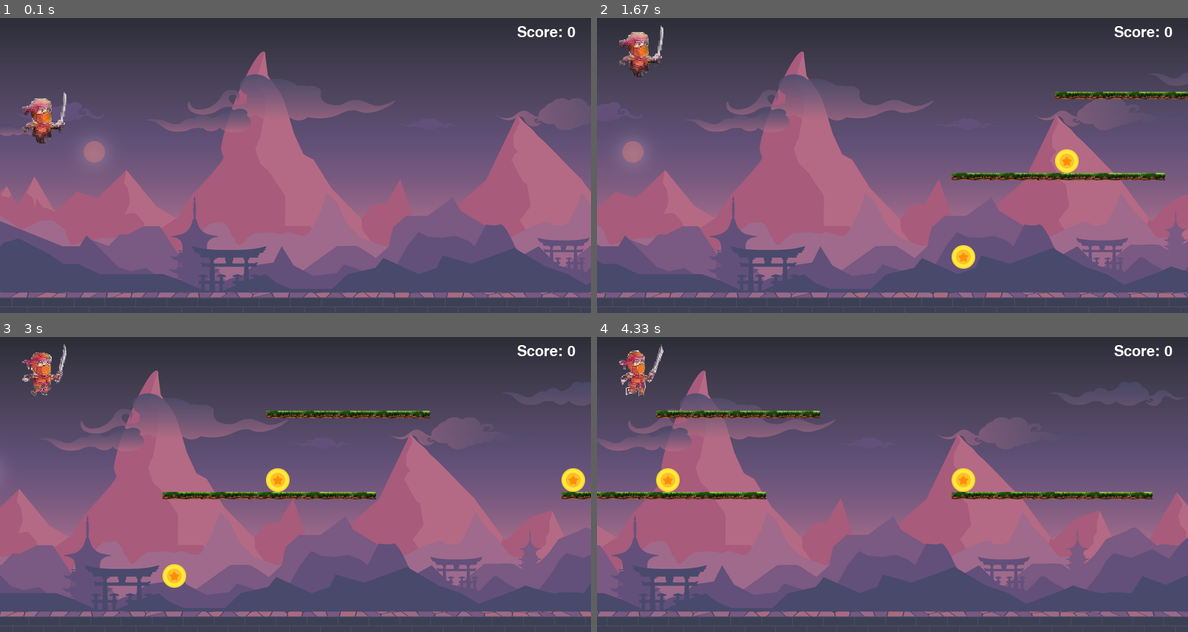
Above: before the commit, frames 1-4 (two rows, left to right).
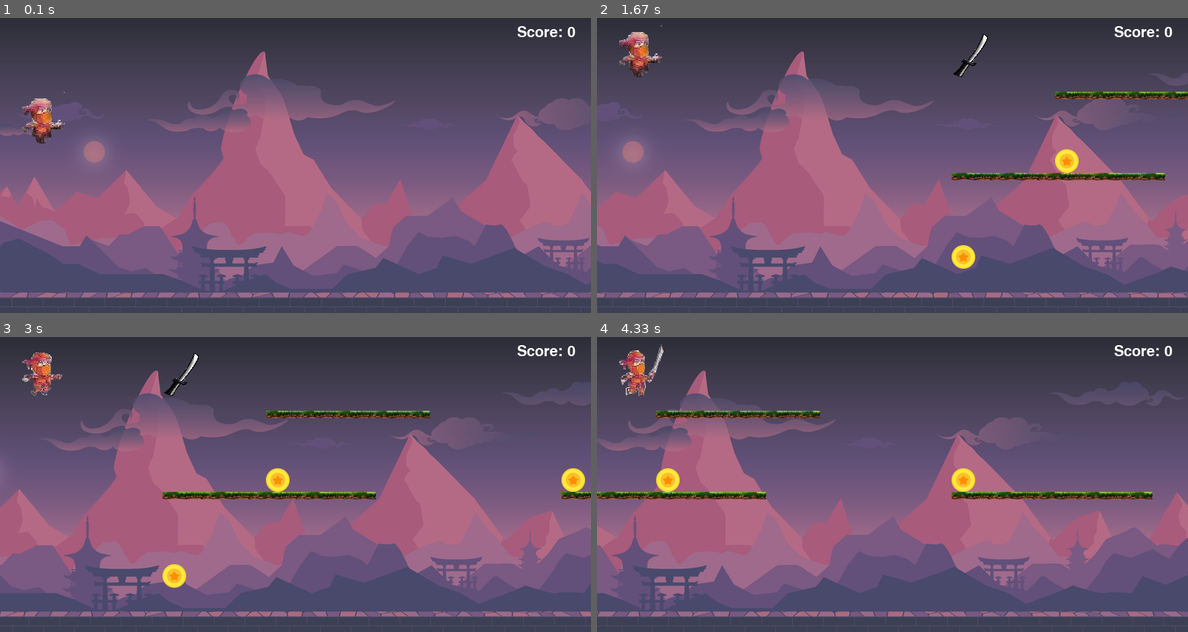
Above: after the commit, the same moments.

Repository: DMmonteru/pygame_project
Game: pygame game, started from pygame_project/maze_runnner2 (1).py
The game is run twice, just before and just after one commit, with the same random seed, the same clock (stepped at 60 frames per second) and the same inputs.
Inputs:
- Up to frame 1 (0.1 s): no input
- Up to frame 2 (1.67 s): tap Space at 0.33, 0.73, 1.03, 1.23, 1.57 s
- Up to frame 3 (3 s): tap Space at 1.87, 2.07, 2.37, 2.63, 2.97 s
- Up to frame 4 (4.33 s): tap Space at 3.27, 3.4, 3.8, 4.1 s

The runs differ from the first frame. In frame 1, less than 0.1% of the frame differs, in the area x 9-12%, y 25-39%; in frame 2, 0.3%; in frame 3, 0.3%, in the area x 9-34%, y 2-20%; in frame 4, nothing differs.

Commit message:
добавлено оружие

Diff:
--- a/pygame_project/maze_runnner2 (1).py
+++ b/pygame_project/maze_runnner2 (1).py
@@ -4,8 +4,7 @@
 
 pygame.init()
 hero = (60, 70)
-all_sprites = pygame.sprite.Group()
-border_sprites = pygame.sprite.Group()
+hero_sprites = pygame.sprite.Group()
 platforms = pygame.sprite.Group()
 CHANGE = 31
 W, H = 800, 400
@@ -16,6 +15,7 @@
 pygame.time.set_timer(CHANGE, 10)
 NEW_PLATFORM = 16
 NEW_COIN = 16
+NEW_KNIFE = 1
 v = 20
 jump_v = 0
 g = 20
@@ -25,6 +25,7 @@
 # и ноборот
 platform_frequency = 700
 coin_frequency = 2000
+knife_frequency = 50000
 coins = 0
 
 
@@ -50,21 +51,19 @@
 class Hero(pygame.sprite.Sprite):
     def __init__(self, group):
         super().__init__(group)
-        self.run1 = load_image('run1.png')
-        self.run2 = load_image('run2.png')
-        self.run3 = load_image('run3.png')
-        self.run4 = load_image('run4.png')
-
-        self.run1 = pygame.transform.scale(self.run1, hero)
-        self.run2 = pygame.transform.scale(self.run2, hero)
-        self.run3 = pygame.transform.scale(self.run3, hero)
-        self.run4 = pygame.transform.scale(self.run4, hero)
-
-        self.animations = [self.run1, self.run2, self.run3, self.run4]
+        self.animations_with = [pygame.transform.scale(load_image('run1.png'), hero),
+                                pygame.transform.scale(load_image('run2.png'), hero),
+                                pygame.transform.scale(load_image('run3.png'), hero),
+                                pygame.transform.scale(load_image('run4.png'), hero)]
+
+        self.animations_without = [pygame.transform.scale(load_image('run1_without.png'), hero),
+                                   pygame.transform.scale(load_image('run2_without.png'), hero),
+                                   pygame.transform.scale(load_image('run3_without.png'), hero),
+                                   pygame.transform.scale(load_image('run4_without.png'), hero)]
 
         pygame.time.set_timer(CHANGE, 1)
 
-        self.image = self.animations[0]
+        self.image = self.animations_without[0]
         self.rect = self.image.get_rect()
         self.rect.x = playerx
         self.rect.y = playery
@@ -74,13 +73,21 @@
         self.coins = None
 
         self.enemies = pygame.sprite.Group()
+
+        self.with_knife = False
+        self.knife = None
 
         self.alive = True
 
     def update(self):
         global playery
         global coins
-        self.image = self.animations[count % len(self.animations)]
+
+        if self.with_knife:
+            self.image = self.animations_with[count % len(self.animations_with)]
+        else:
+            self.image = self.animations_without[count % len(self.animations_without)]
+
         if playery >= H - hero[1] - 20:
             playery -= 4
         elif playery <= 10:
@@ -95,9 +102,17 @@
             coins += 1
             coin.kill()
 
+        knife_hit_list = pygame.sprite.spritecollide(self, self.knife, False)
+        for knife in knife_hit_list:
+            if not self.with_knife:
+                knife.kill()
+            self.with_knife = True
+
         if pygame.sprite.spritecollideany(self, self.enemies, False):
             self.alive = False
 
+
+player = Hero(hero_sprites)
 
 platforms_heights = [100, 210, 340]
 
@@ -113,6 +128,22 @@
         pygame.time.set_timer(NEW_PLATFORM, platform_frequency)
 
 
+class Knife(pygame.sprite.Sprite):
+    def __init__(self, group):
+        super().__init__(group)
+        self.image = load_image('knife.png')
+        self.image = pygame.transform.scale(self.image, (50, 60))
+        self.rect = self.image.get_rect()
+        self.rect.x = W
+        self.rect.y = platforms_heights[0] - 80
+        pygame.time.set_timer(NEW_KNIFE, knife_frequency)
+
+
+knife_list = pygame.sprite.Group()
+knife = Knife(knife_list)
+knife_list.add(knife)
+player.knife = knife_list
+
 coins_height = [platforms_heights[0] - 32, platforms_heights[1] - 32,
                 platforms_heights[2] - 32]
 
@@ -130,9 +161,8 @@
 coins_list = pygame.sprite.Group()
 coin = Coin(coins_list)
 coins_list.add(coin)
-
-player = Hero(all_sprites)
 player.coins = coins_list
+
 Platform(platforms)
 
 while run:
@@ -146,7 +176,7 @@
                 if jump_v <= 0:
                     jump_v = 0
             else:
-                for i in all_sprites:
+                for i in hero_sprites:
                     if not pygame.sprite.spritecollideany(i, platforms):
                         playery += g
             count += 1
@@ -154,10 +184,14 @@
                 i.rect.x -= v
             for i in coins_list:
                 i.rect.x -= v
+            for i in knife_list:
+                i.rect.x -= v
         if event.type == NEW_PLATFORM:
             Platform(platforms)
         if event.type == NEW_COIN:
             Coin(coins_list)
+        if event.type == NEW_KNIFE:
+            Knife(knife_list)
         if event.type == pygame.KEYDOWN:
             if event.key == pygame.K_SPACE:
                 jump_v = 50
@@ -170,11 +204,13 @@
     text = font.render(f'Score: {str(coins)}', 1, (255, 255, 255))
     if player.alive:
         screen.blit(text, (W - 100, 10))
-        all_sprites.draw(screen)
-        all_sprites.update()
+        hero_sprites.draw(screen)
+        hero_sprites.update()
         platforms.draw(screen)
         platforms.update()
         coins_list.draw(screen)
         coins_list.update()
+        knife_list.draw(screen)
+        knife_list.update()
     pygame.display.update()
     clock.tick(speed)
Binary file added: pygame_project/data/enemy1.png
Binary file added: pygame_project/data/enemy2.png
Binary file added: pygame_project/data/enemy3.png
Binary file added: pygame_project/data/enemy4.png
Binary file added: pygame_project/data/enemy5.png
Binary file added: pygame_project/data/enemy6.png
Binary file added: pygame_project/data/knife.png
Binary file added: pygame_project/data/run1_without.png
Binary file added: pygame_project/data/run2_without.png
Binary file added: pygame_project/data/run3_without.png
Binary file added: pygame_project/data/run4_without.png
